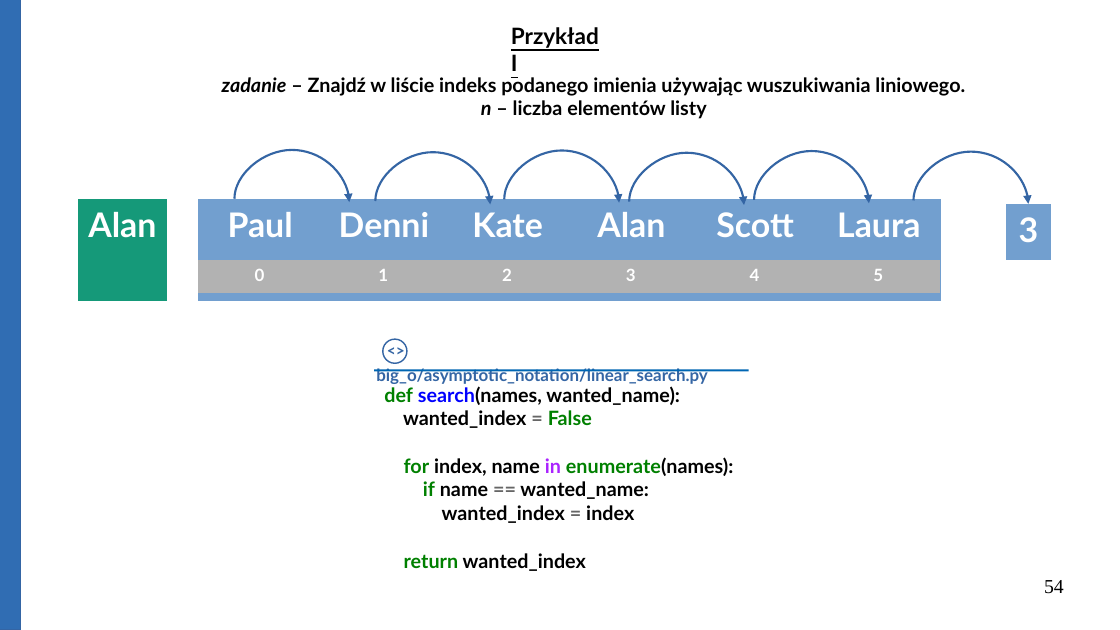
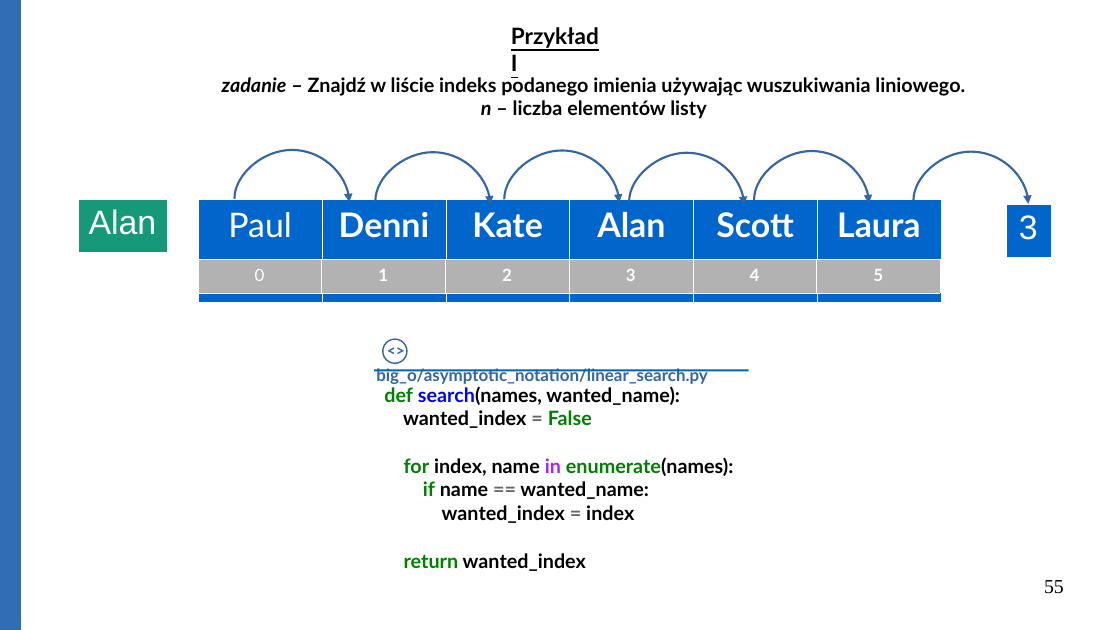
Before and after one commit to Michael-Wisniewski/algorithmic-workshop, a slide deck: slide 55 of gotowa.odp (slide 54 before the commit). Drawn at 1120x630 pixels with LibreOffice and Linux fonts; fonts in the diff are those of the drawing. Boxes give left, top, right and bottom in pixels: in the first picture for what was removed or moved away, otherwise in the second. Text is boxed around its words. In the diff, an @@ line names an element or a change of style, - is before the commit and + after.

```diff
--- a/gotowa.odp
+++ b/gotowa.odp
@@ table at (77,198,167,251) @@
@@ font Lato to Arial, bold off @@
@@ borders changed @@
@@ table at (198,199,942,252) @@
@@ fill #729FCF to #0066CC in row 1 @@
@@ bold off in "Paul" @@
@@ borders changed @@
@@ table at (1006,204,1051,257) @@
@@ fill #729FCF to #0066CC in row 1, column 1 @@
@@ font Lato to Arial, bold off @@
@@ borders changed @@
@@ table at (198,260,942,292) @@
@@ bold off in "0" @@
@@ borders changed @@
@@ page number at (1044,580,1064,594): text changed @@
-54
+55
```
Also in this commit, not shown: 16 other slides changed, 11 slides added, 2 slides removed, 8 other files.
